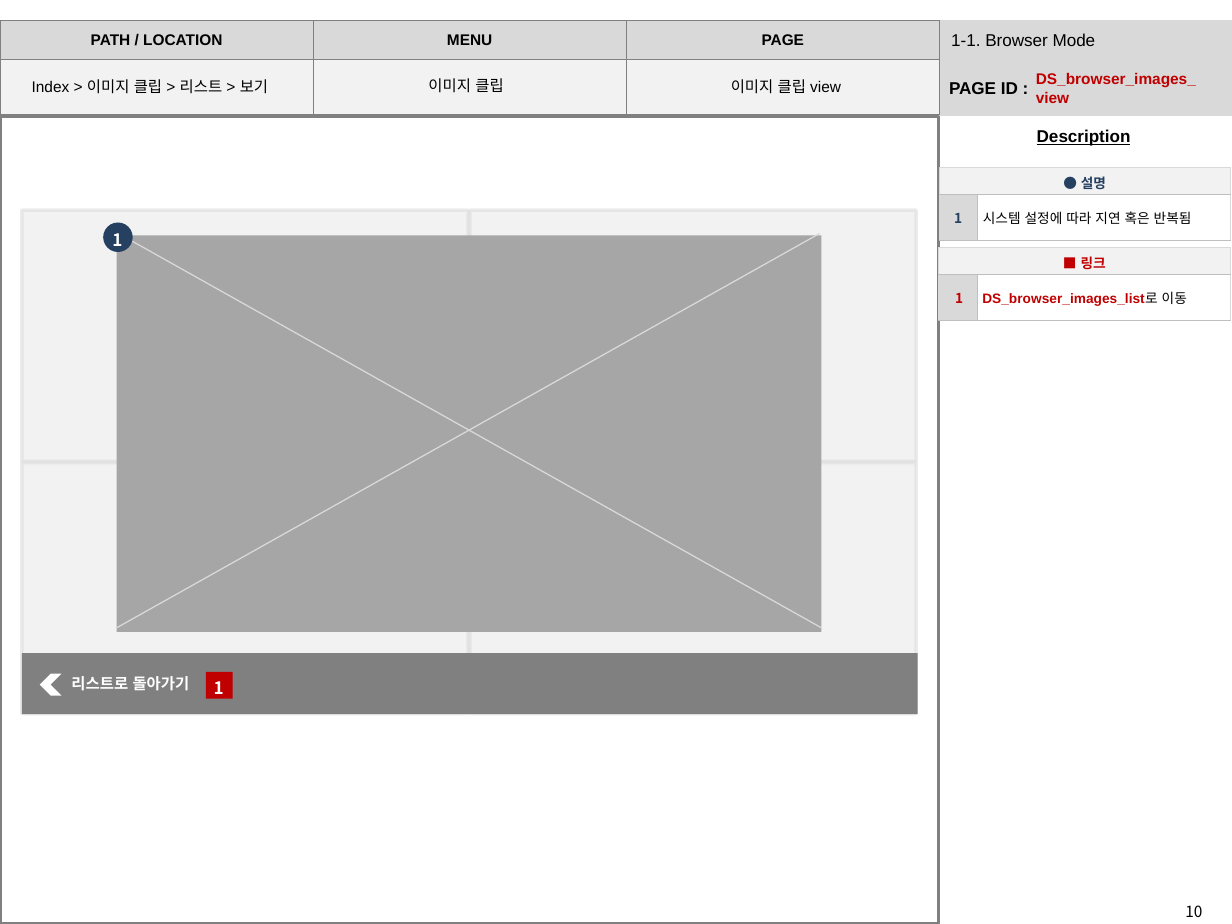
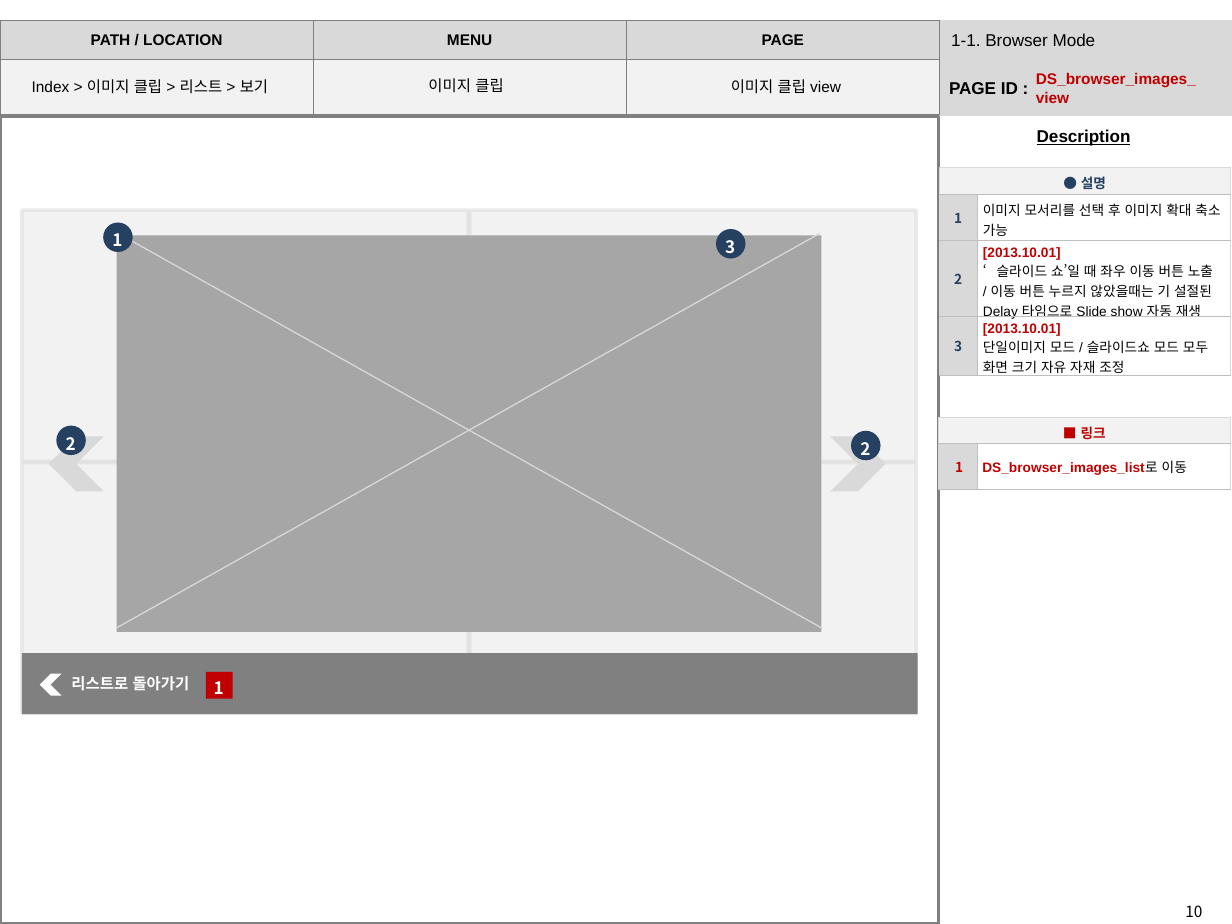
Before and after one commit to thinistyle/4KDS, a slide deck: slide 10 of SB_4KDS2차_client_v2.0.0_130902.pptx. Drawn at 1232x924 pixels with LibreOffice and Linux fonts; fonts in the diff are those of the drawing. Boxes give left, top, right and bottom in pixels: in the first picture for what was removed or moved away, otherwise in the second. Text is boxed around its words. In the diff, an @@ line names an element or a change of style, - is before the commit and + after.

Commit message:
ETRI 피드백 적용
Browser <-> Schedule 전환 메뉴 메인 노출
썸네일 이미지 무조건 랜덤3개
Remote Project / Local Project Load

```diff
--- a/SB_4KDS2차_client_v2.0.0_130902.pptx
+++ b/SB_4KDS2차_client_v2.0.0_130902.pptx
@@ table at (939,168,1230,392) @@
-row 2: 1 | 시스템 설정에 따라 지연 혹은 반복됨
+row 2: 1 | 이미지 모서리를 선택 후 이미지 확대 축소 가능
+row 3: 2 | [2013.10.01] / ‘슬라이드 쇼’일 때 좌우 이동 버튼 노출 / / 이동 버튼 누르지 않았을때는 기 설절된 Delay 타임으로 Slide show 자동 재생
+row 4: 3 | [2013.10.01] / 단일이미지 모드 / 슬라이드쇼 모드 모두 화면 크기 자유 자재 조정
@@ ellipse added at (716,229,745,259), fill #254061 @@
@@ text added at (725,240,735,259), 10 pt, text #FFFFFF, bold @@
+3
@@ table: place and size @@
-table at (939,248,1231,320)
+table at (939,416,1231,489)
@@ chevron added at (49,436,105,492), fill #D9D9D9 @@
@@ ellipse added at (57,425,86,455), fill #254061 @@
@@ text added at (66,437,76,455), 10 pt, text #FFFFFF, bold @@
+2
@@ chevron added at (830,436,886,492), fill #D9D9D9 @@
@@ ellipse added at (851,431,881,461), fill #254061 @@
@@ text added at (860,442,870,460), 10 pt, text #FFFFFF, bold @@
+2
```
Also in this commit, not shown: 8 other slides changed.
